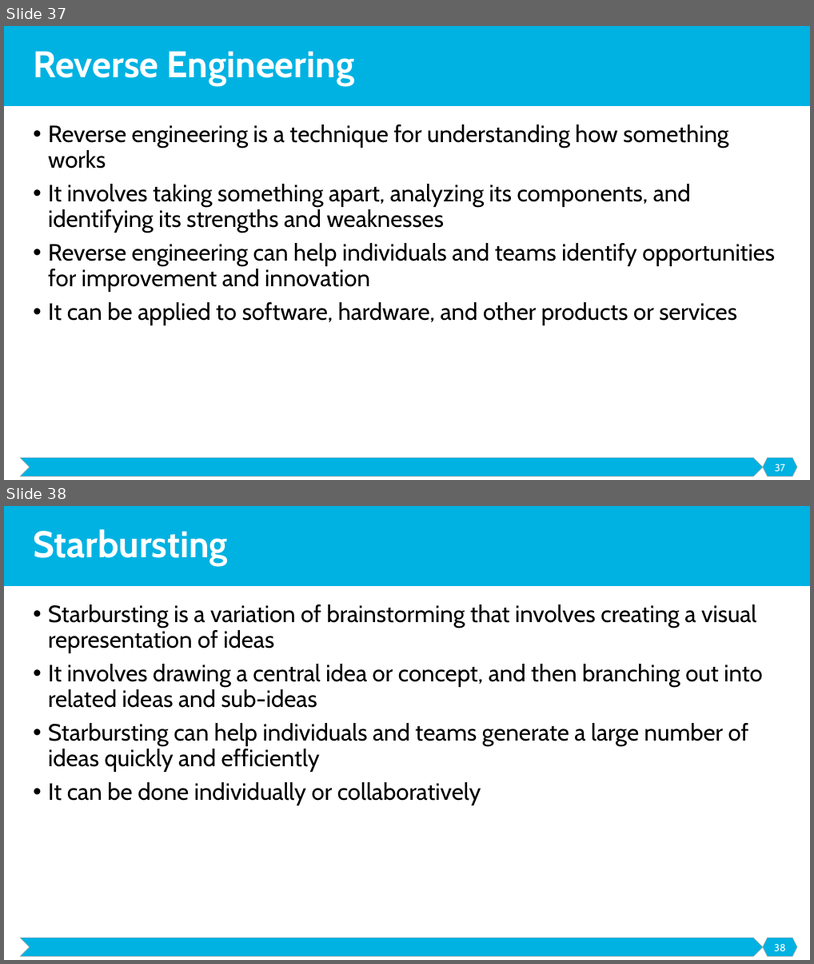
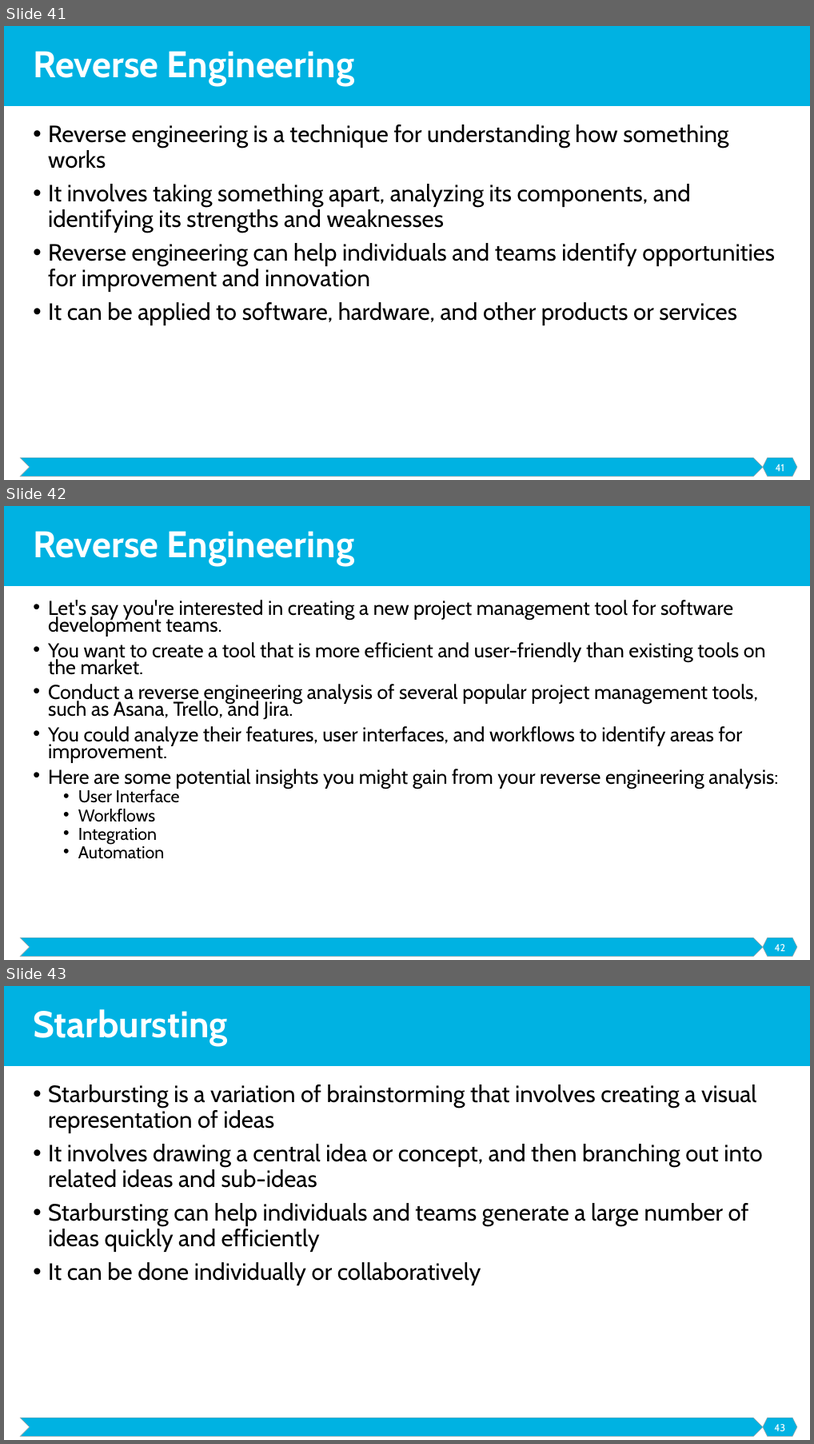
Before and after one commit to malenezi/malenezi, a slide deck: SE495/Lectures/3-Ideation and Design/Ideation and Design.pptx. Shown one above the other, each under a label of ours: slides 37 and 38 before the commit, slides 41, 42 and 43 after it. The pictures are 814x964 and 814x1444 pixels, drawn with LibreOffice and Linux fonts; fonts in the diff are those of the drawing. Boxes give left, top, right and bottom in pixels: in the first picture for what was removed or moved away, otherwise in the second. Text is boxed around its words. In the diff, an @@ line names an element or a change of style, - is before the commit and + after.

```diff
--- a/SE495/Lectures/3-Ideation and Design/Ideation and Design.pptx
+++ b/SE495/Lectures/3-Ideation and Design/Ideation and Design.pptx
@@ slide 42 added at bbox=[4, 506, 810, 960], background #FFFFFF; not listed: 3 template elements that a slide beside it also shows @@
@@ title added at bbox=[33, 531, 354, 566], 44 pt, text #FFFFFF, bold @@
+Reverse Engineering
@@ text added at bbox=[48, 600, 778, 859], 23.8 pt, text #000000 @@
+• Let's say you're interested in creating a new project management tool for software development teams.
+• You want to create a tool that is more efficient and user-friendly than existing tools on the market.
+• Conduct a reverse engineering analysis of several popular project management tools, such as Asana, Trello, and Jira.
+• You could analyze their features, user interfaces, and workflows to identify areas for improvement.
+• Here are some potential insights you might gain from your reverse engineering analysis:
+  • User Interface
+  • Workflows
+  • Integration
+  • Automation
@@ page number added at bbox=[775, 944, 786, 951], 12 pt, text #FFFFFF @@
+42
@@ what was slide 37 is now slide 41 @@
@@ page number at bbox=[776, 464, 785, 471]: text changed @@
-37
+41
@@ what was slide 38 is now slide 43 @@
@@ page number at bbox=[774, 1424, 786, 1431]: text changed @@
-38
+43
```
Also in this commit, not shown: 2 slides changed, 9 other slides added, 2 slides removed, 8 other files.
